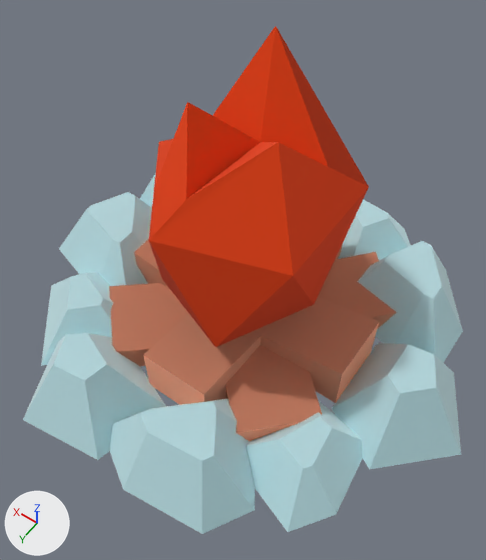
Renders of the glTF model public/models/campfire.glb from each side of a commit.
Before and after are seen from a 50 mm lens placed at (1.588, -2.036, 0.504), pointed at (1.767, -2.287, 0.11). Lighting does not change. The marker at lower left points along +X, +Y and +Z. The first picture is the older version.

The scene before the commit, as lines of its bpy script (objects in view):
```python
mat_fire = principled_material('fire')
mat_fire.base_color = (0.8, 0.0501, 0.0)  # orange #e73f00
mat_fire.roughness = 1.0
me_icosphere_002 = bpy.data.meshes.new('Icosphere.002')
me_icosphere_002.from_pydata(...)  # 208 vertices, 410 faces; spans x 1.576..1.976, y -2.514..-2.132, z 0.013..0.262
# faces by material slot: [34, 264, 14, 98]
me_icosphere_002.materials.append(mat_fire)  # orange #e73f00
me_icosphere_002.materials.append(mat_stone_042)  # pale blue #ddf2f5
me_icosphere_002.materials.append(mat_wood_021)  # beige #ffc5a7
me_icosphere_002.materials.append(mat_wooddark_013)  # beige #e3af94
ob_fireplace = bpy.data.objects.new('fireplace', me_icosphere_002)
ob_fireplace.location = (0.0, 0.0, 0.0)
```
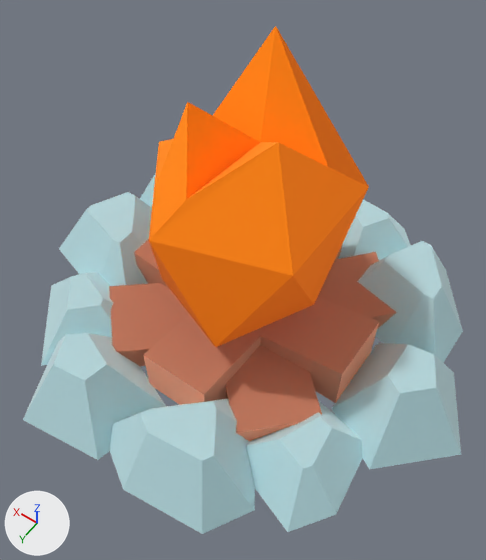
Patch to the scene script:
```diff
--- a/public/models/campfire.glb.py
+++ b/public/models/campfire.glb.py
@@ mat_fire @@
 mat_fire = principled_material('fire')
-mat_fire.base_color = (0.8, 0.0501, 0.0)  # orange #e73f00
+mat_fire.base_color = (1.0, 0.28, 0.0)  # orange #ff9000
 mat_fire.roughness = 1.0
+mat_fire.emission_strength = 1.0
+mat_fire.emission_color = (0.2, 0.00864, 0.0)  # dark red #7c1700
```

What differs and where, as boxes (x1, y1, x2, y2) in the pictures (486 x 560 px):
'fireplace', recoloured, surface changed (lighter)
    both: (146, 26, 388, 394)
